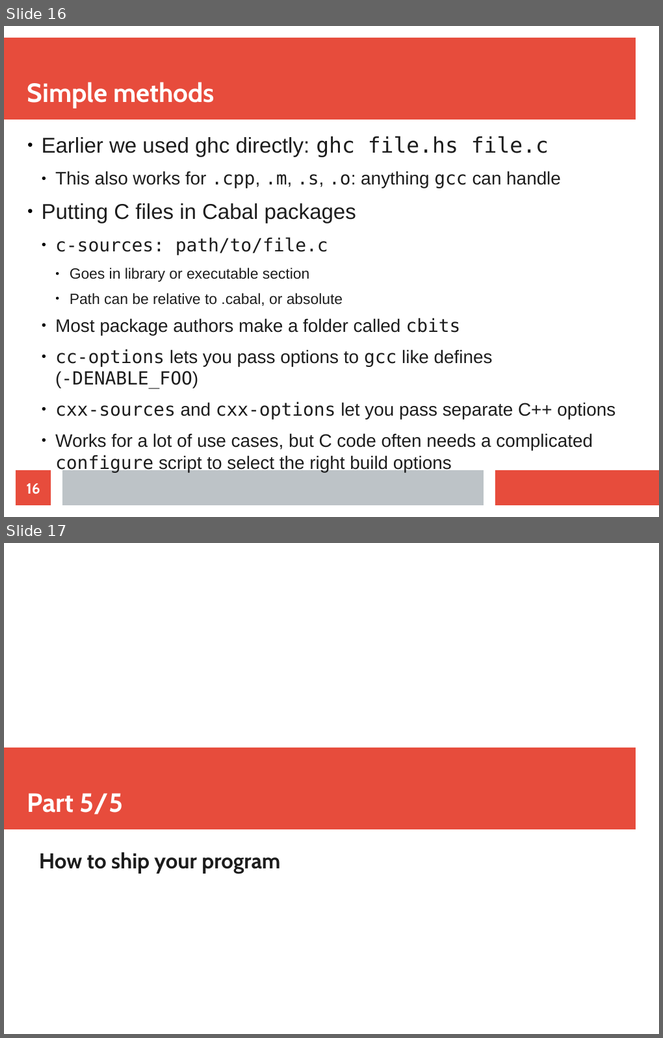
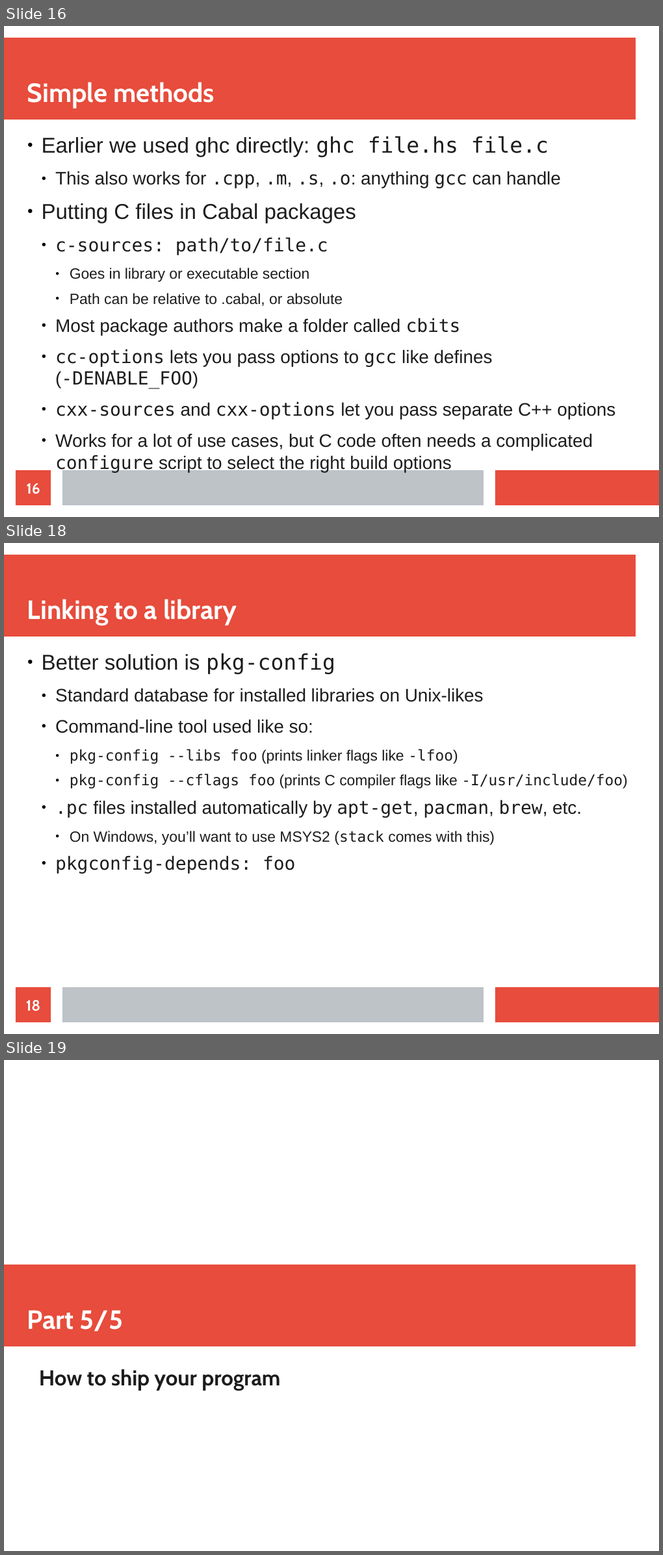
Before and after one commit to mtolly/haskell-c-talk, a slide deck: presentation.odp. Shown one above the other, each under a label of ours: slides 16 and 17 before the commit, slides 16, 18 and 19 after it; the slides between them are not shown. The pictures are 663x1038 and 663x1555 pixels, drawn with LibreOffice and Linux fonts; fonts in the diff are those of the drawing. Boxes give left, top, right and bottom in pixels: in the first picture for what was removed or moved away, otherwise in the second. Text is boxed around its words. In the diff, an @@ line names an element or a change of style, - is before the commit and + after.

```diff
--- a/presentation.odp
+++ b/presentation.odp
@@ slide 18 added at (4,543,659,1034), background #FFFFFF; not listed: 3 template elements that a slide beside it also shows @@
@@ title added at (27,599,237,626), 32 pt, text #FFFFFF, bold @@
+Linking to a library
@@ text added at (42,653,627,874), 18 pt, text #1C1C1C @@
+● Better solution is pkg-config
+  ● Standard database for installed libraries on Unix-likes
+  ● Command-line tool used like so:
+    ● pkg-config --libs foo (prints linker flags like -lfoo)
+    ● pkg-config --cflags foo (prints C compiler flags like -I/usr/include/foo)
+  ● .pc files installed automatically by apt-get, pacman, brew, etc.
+    ● On Windows, you’ll want to use MSYS2 (stack comes with this)
+  ● pkgconfig-depends: foo
@@ page number added at (16,988,51,1023), fill #E74C3C, 18 pt, text #FFFFFF, bold @@
+18
@@ what was slide 17 is now slide 19 @@
```
Also in this commit, not shown: 1 other slide added.
